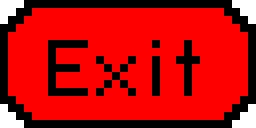
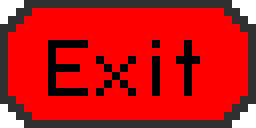
Revision of a layered 256x128 image; what changed, layer by layer:
painted on "exit_button.png" over [0, 0, 256, 128]
